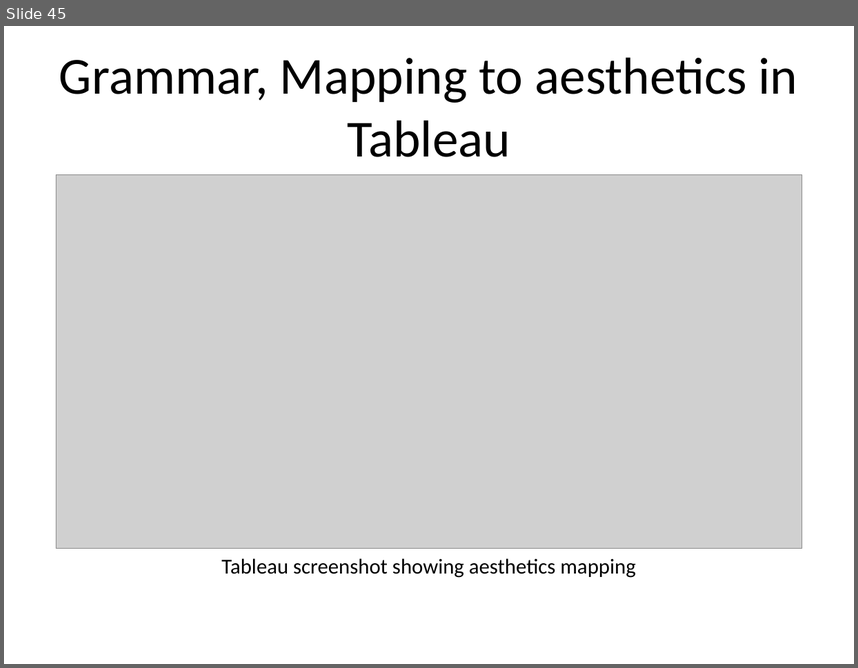
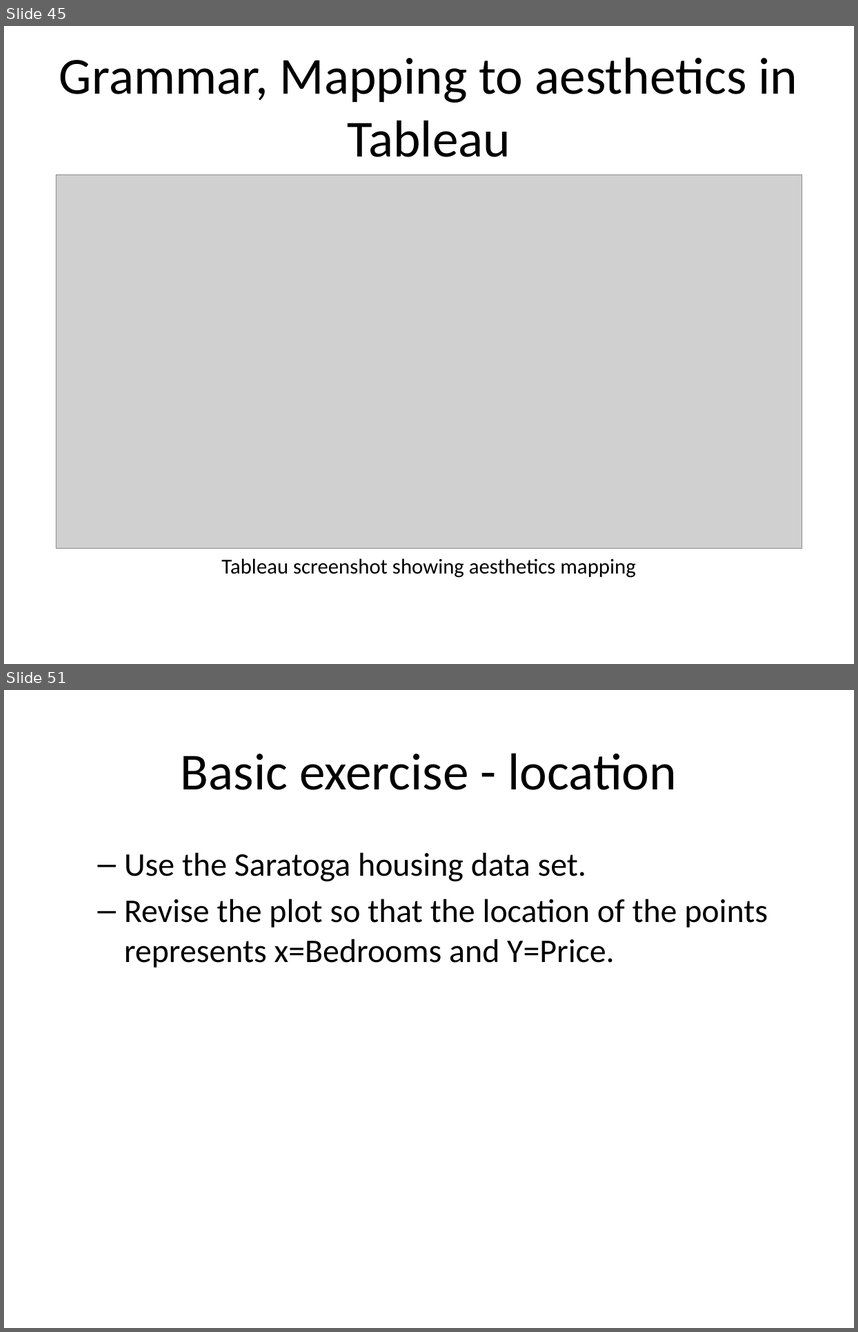
Before and after one commit to pmean/data-visualization, a slide deck: data-viz-01/src/complete-lecture.pptx. Shown one above the other, each under a label of ours: slide 45 before the commit, slides 45 and 51 after it; the slides between them are not shown. The pictures are 858x668 and 858x1332 pixels, drawn with LibreOffice and Linux fonts; fonts in the diff are those of the drawing; grey boxes stand for pictures. Boxes give left, top, right and bottom in pixels: in the first picture for what was removed or moved away, otherwise in the second. Text is boxed around its words. In the diff, an @@ line names an element or a change of style, - is before the commit and + after.

Commit message:
Added recommendations section to data-viz-01

```diff
--- a/data-viz-01/src/complete-lecture.pptx
+++ b/data-viz-01/src/complete-lecture.pptx
@@ slide 51 added at box(4, 690, 854, 1328), background #FFFFFF @@
@@ title added at box(181, 753, 677, 790), 44 pt, text #000000 @@
+Basic exercise - location
@@ text added at box(124, 852, 768, 967), 28 pt, text #000000 @@
+  – Use the Saratoga housing data set.
+  – Revise the plot so that the location of the points represents x=Bedrooms and Y=Price.
```
Also in this commit, not shown: 36 other slides added, 22 other files.
